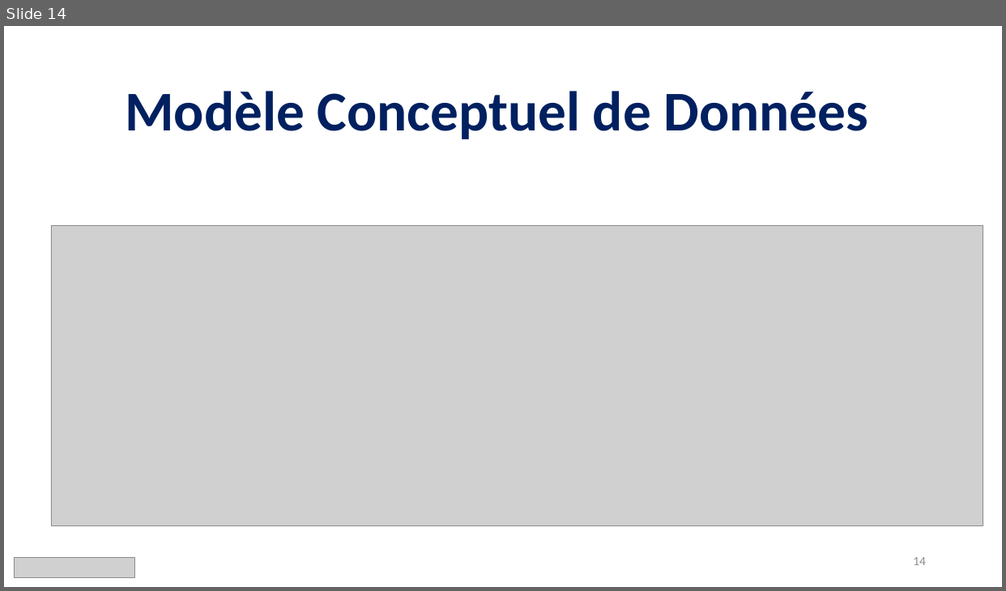
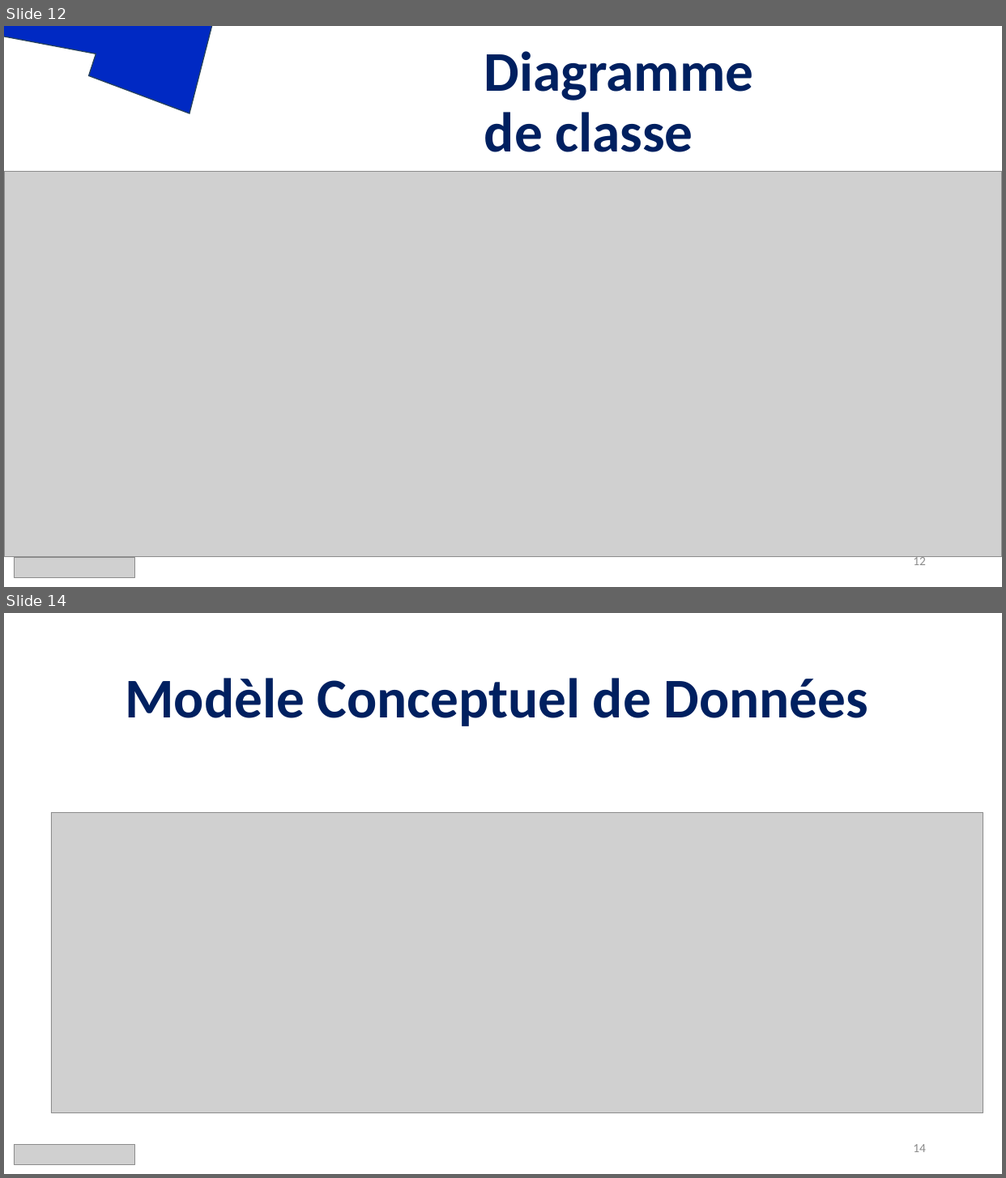
Before and after one commit to LeducJean/ProjetDMX, a slide deck: documentation/oral/Diapo projetDMX.pptx. Shown one above the other, each under a label of ours: slide 14 before the commit, slides 12 and 14 after it; the slides between them are not shown. The pictures are 1006x591 and 1006x1178 pixels, drawn with LibreOffice and Linux fonts; fonts in the diff are those of the drawing; grey boxes stand for pictures. Boxes give left, top, right and bottom in pixels: in the first picture for what was removed or moved away, otherwise in the second. Text is boxed around its words. In the diff, an @@ line names an element or a change of style, - is before the commit and + after.

Commit message:
maj diagramme d'exigence et classe et diapo

```diff
--- a/documentation/oral/Diapo projetDMX.pptx
+++ b/documentation/oral/Diapo projetDMX.pptx
@@ slide 12 added at bbox=[4, 26, 1002, 587], background #FFFFFF @@
@@ lightning bolt added at bbox=[4, 26, 259, 212], fill #0029C3, outline #28445D 1 pt @@
@@ subtitle added at bbox=[484, 51, 753, 152], 54 pt, text #002060, bold @@
+Diagramme de classe
@@ picture added at bbox=[4, 171, 1002, 557] @@
@@ picture added at bbox=[14, 557, 135, 578] @@
@@ page number added at bbox=[913, 555, 926, 565], 12 pt, text #8C8C8C @@
+12
```
Also in this commit, not shown: 5 slides changed, 1 slide removed, 10 other files.
